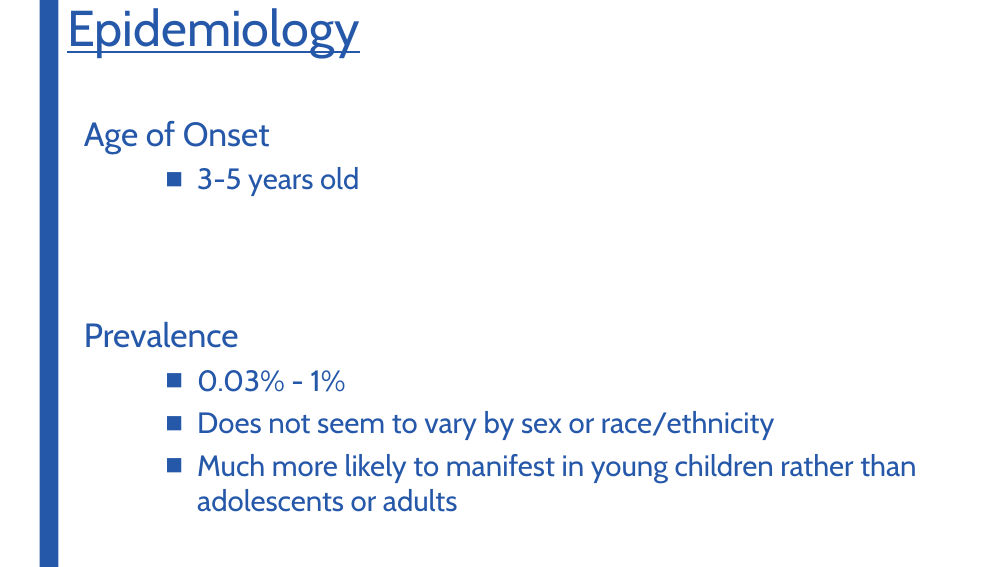
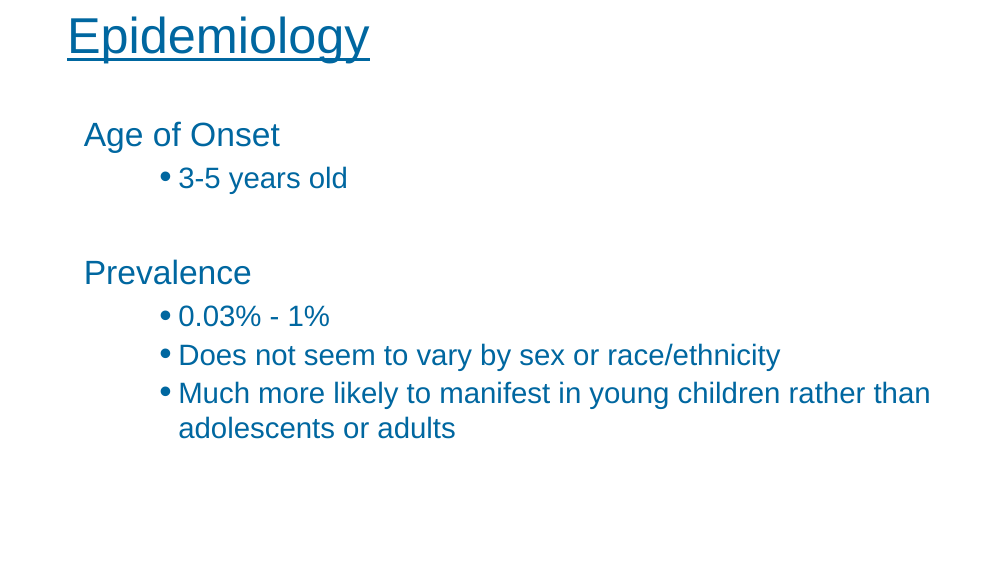
Before and after one commit to ChildMindInstitute/RA-Didactics, a slide deck: slide 7 of Clinical_Disorders/Selective_Mutism.pptx (slide 8 before the commit). Drawn at 1008x567 pixels with LibreOffice and Linux fonts; fonts in the diff are those of the drawing; background and template pictures are left out. Boxes give left, top, right and bottom in pixels: in the first picture for what was removed or moved away, otherwise in the second. Text is boxed around its words. In the diff, an @@ line names an element or a change of style, - is before the commit and + after.

```diff
--- a/Clinical_Disorders/Selective_Mutism.pptx
+++ b/Clinical_Disorders/Selective_Mutism.pptx
@@ rectangle removed at [39,0,58,567] @@
@@ title "Epidemiology" at [67,16,369,63]: font Cabin to Arial, text colour #2658AA to #0067A0; line spacing 0.89 to 0.9; vertical alignment top to middle @@
@@ text "Age of Onset" at [84,121,931,439]: font Cabin to Arial, text colour #2658AA to #0067A0; less space between paragraphs; bullet ■ to • @@
```
Also in this commit, not shown: 17 other slides changed, 1 slide removed.
